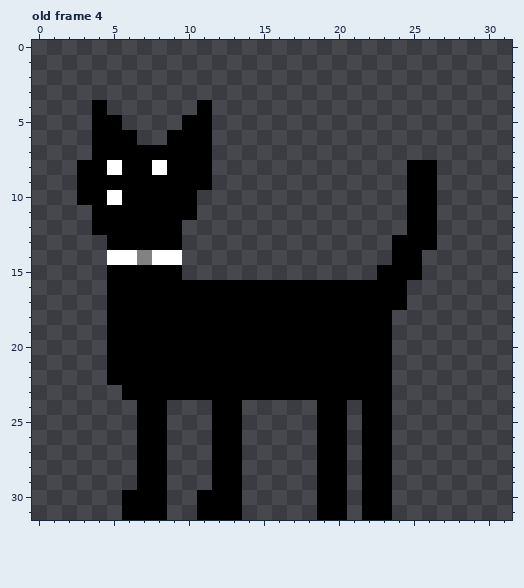
One commit to this pixel-art file: Assets/Sprites/Cats/Cat32Test.aseprite. This is how it looked before the edit.
32x32 pixels, 4 frames. Shown: old frame 4. The commit also changed other frames, which this record leaves out.
Once edited:
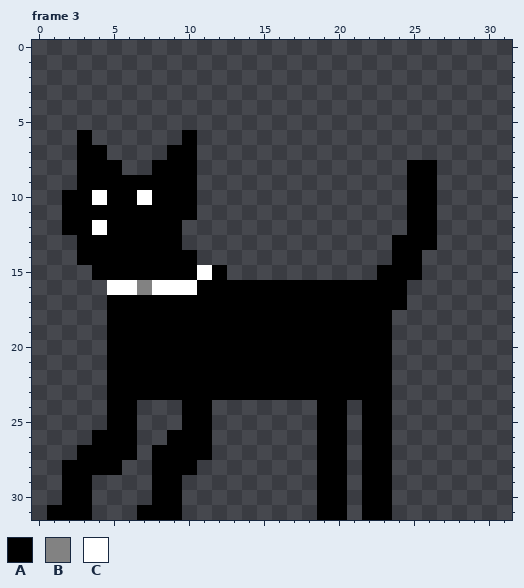
Palette (. is transparent): A #000000  B #828282  C #ffffff
A new or re-ordered frame is compared with the old frame closest to it.
From old to new:
layer "BakeBiscuits" now shown
layer "Collar_BakeBiscuits" added
layer "Scratch" now hidden
layer "Collar_Scratch" now hidden
frames re-ordered
Changed rows in their new state; - is an unchanged pixel.
Frame 3 against old frame 4:
first column x 2:
 4 --.------.-
 5 --..----..-
 6 -A...--.-.-
 7 -A-....--.-
 8 ---A..A--.-
 9 ---------.-
10 A-CA-C-----
11 AA---------
12 AAC--------
13 -AA--------
14 -AAAAAAAA--
15 --A-----ACA
16 ---CCBCCC--
first column x 1:
23 ----A--------
24 ----AA..-AA..
25 ----AA..-AA..
26 ---AAA..AAA..
27 --AAAA.-AAA..
28 -AAAA-.-AA-..
29 -AA---.-A--..
30 -AA--..-A-...
31 AAA--.--A-...
Boxes around the changes in both pictures, in picture pixels (x1, y1, x2, y2):
changed: (62, 100, 227, 295)
changed: (47, 385, 242, 520)
